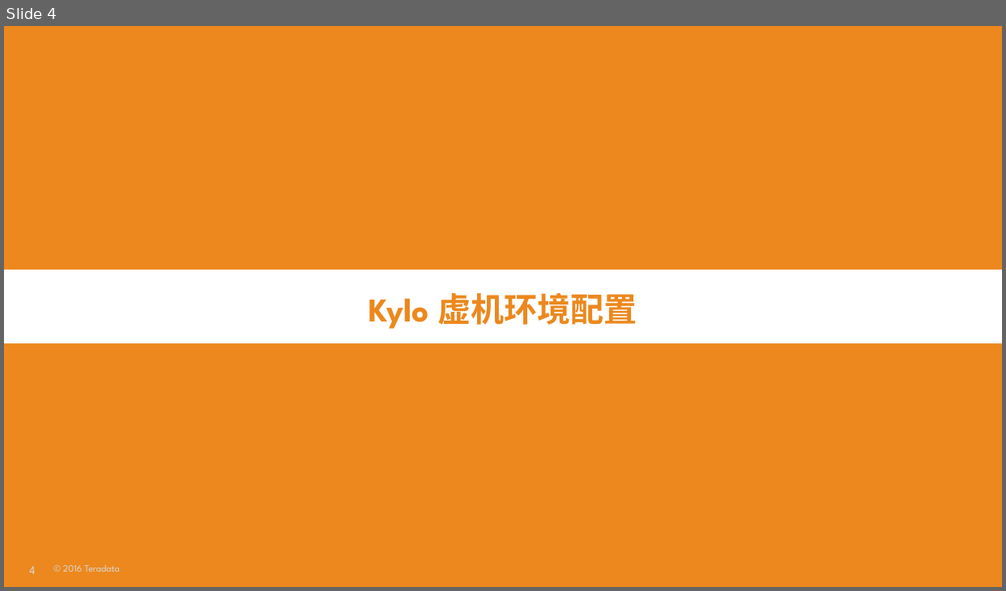
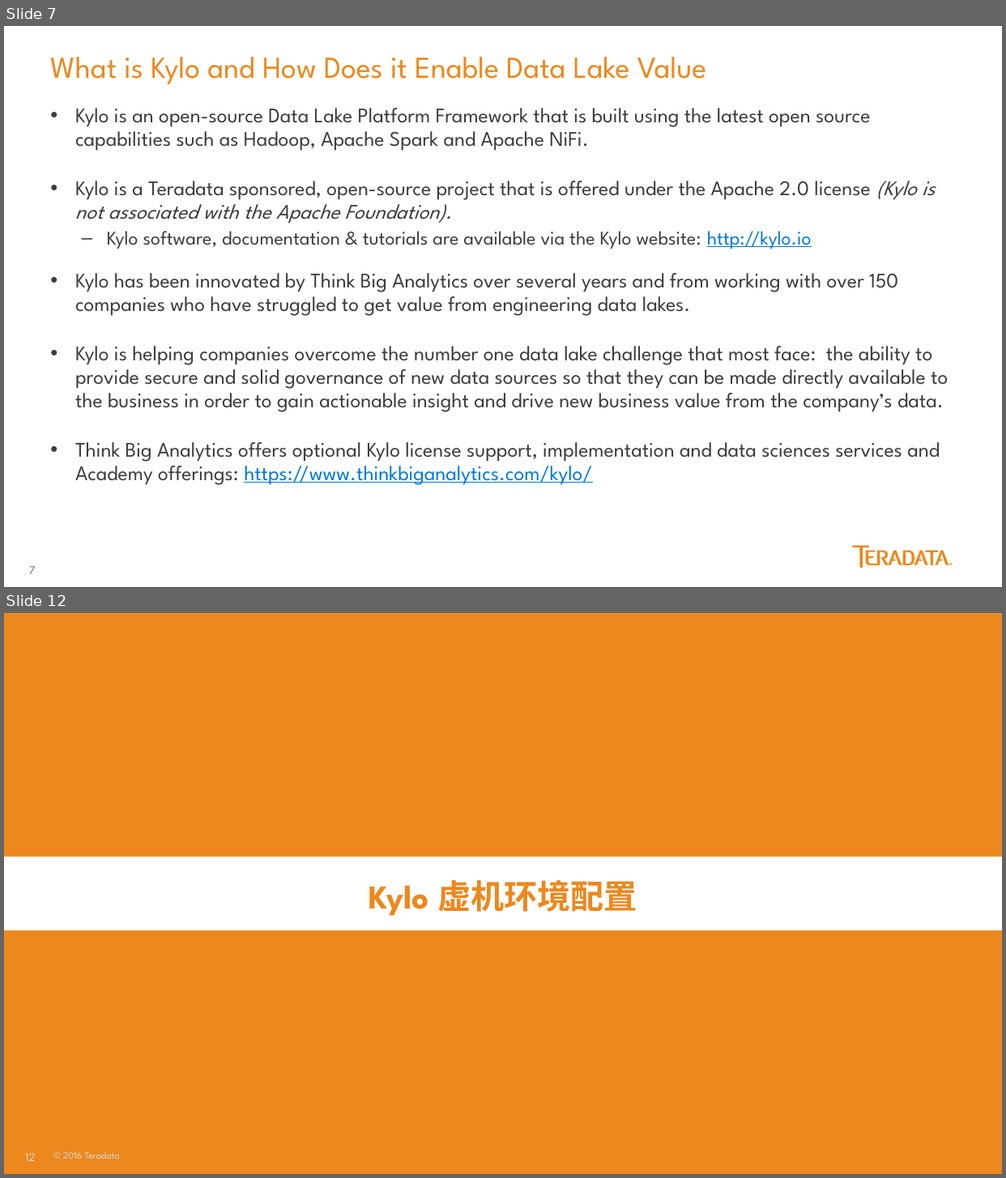
Before and after one commit to yaoran2000/MyTeradata, a slide deck: slides/Kylo配置与使用.pptx. Shown one above the other, each under a label of ours: slide 4 before the commit, slides 7 and 12 after it; the slides between them are not shown. The pictures are 1006x591 and 1006x1178 pixels, drawn with LibreOffice and Linux fonts; fonts in the diff are those of the drawing. Boxes give left, top, right and bottom in pixels: in the first picture for what was removed or moved away, otherwise in the second. Text is boxed around its words. In the diff, an @@ line names an element or a change of style, - is before the commit and + after.

Commit message:
Kylo update

```diff
--- a/slides/Kylo配置与使用.pptx
+++ b/slides/Kylo配置与使用.pptx
@@ slide 7 added at <box>4,26,1002,587</box>, background #FFFFFF; not listed: 1 template element that a slide beside it also shows @@
@@ text added at <box>50,57,707,84</box>, 22 pt, text #EC881D @@
+What is Kylo and How Does it Enable Data Lake Value
@@ text added at <box>75,108,948,485</box>, 15 pt, text #3C3C3B @@
+• Kylo is an open-source Data Lake Platform Framework that is built using the latest open source capabilities such as Hadoop, Apache Spark and Apache NiFi.
+• Kylo is a Teradata sponsored, open-source project that is offered under the Apache 2.0 license (Kylo is not associated with the Apache Foundation).
+  – Kylo software, documentation & tutorials are available via the Kylo website: http://kylo.io
+• Kylo has been innovated by Think Big Analytics over several years and from working with over 150 companies who have struggled to get value from engineering data lakes.
+• Kylo is helping companies overcome the number one data lake challenge that most face: the ability to provide secure and solid governance of new data sources so that they can be made directly available to the business in order to gain actionable insight and drive new business value from the company’s data.
+• Think Big Analytics offers optional Kylo license support, implementation and data sciences services and Academy offerings: https://www.thinkbiganalytics.com/kylo/
@@ freeform shape added at <box>852,546,949,568</box>, fill #EC881D @@
@@ freeform shape added at <box>950,563,952,566</box>, fill #EC881D @@
@@ what was slide 4 is now slide 12 @@
@@ page number at <box>25,1153,35,1161</box>: text changed @@
-4
+12
```
Also in this commit, not shown: 4 slides changed, 12 other slides added, 2 slides removed, 3 other files.
